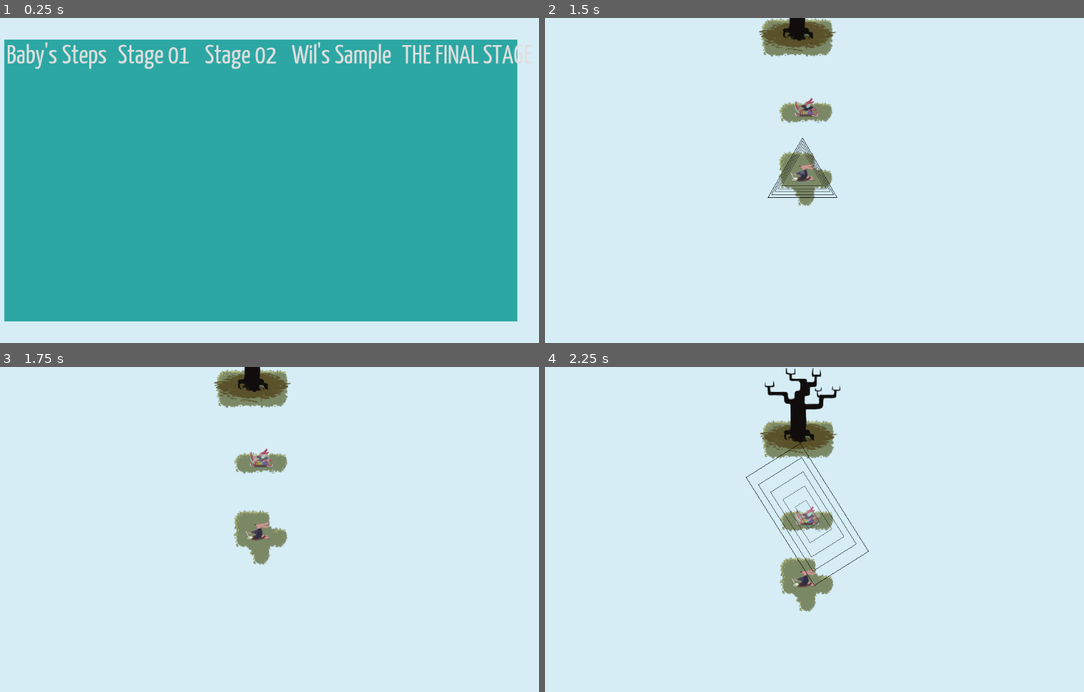
Above: before the commit, frames 1-4 (two rows, left to right).
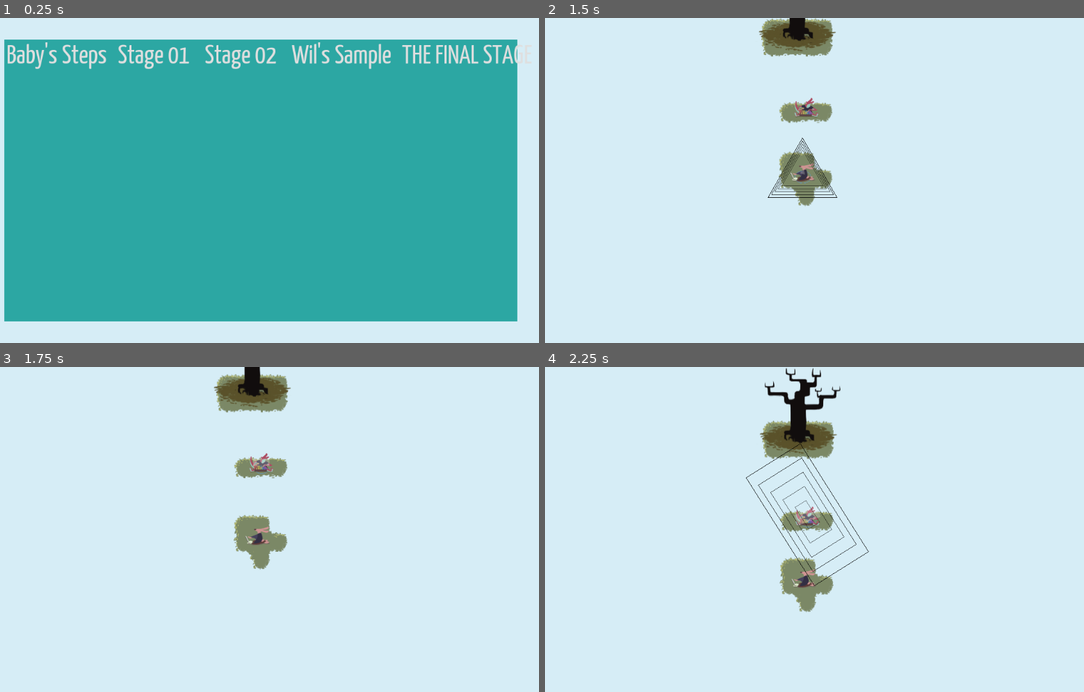
Above: after the commit, the same moments.

Repository: uspgamedev/skyjammers
Game: Godot game, scene res://menus/stage-selector/main.tscn
The game is run twice, just before and just after one commit, with the same random seed, the same clock (stepped at 60 frames per second) and the same inputs. Sound files missing from this copy of the repository are replaced by a short silence.
Inputs:
- Up to frame 1 (0.25 s): no input
- Up to frame 2 (1.5 s): click "Baby's Steps" at 0.5 s; tap Enter (ui_accept) at 1.25 s; hold Space (action_play) from 1.28 s (still down)
- Up to frame 3 (1.75 s): keep holding Space (action_play); tap Enter (ui_accept) at 1.52 s
- Up to frame 4 (2.25 s): release Space (action_play) at 2.03 s; tap Space (action_play) at 2.1 s

Frames 1-2 are identical in both runs. In frame 3, 2.0% of the frame differs, in the area x 39-54%, y 0-63%; in frame 4, 0.9%.

Commit message:
ZOOOOOOM

Diff:
--- a/game/project.godot
+++ b/game/project.godot
@@ -19,6 +19,10 @@
 action_play=[ Object(InputEventKey,"resource_local_to_scene":false,"resource_name":"","device":0,"alt":false,"shift":false,"control":false,"meta":false,"command":false,"pressed":false,"scancode":32,"unicode":0,"echo":false,"script":null)
 , Object(InputEventMouseButton,"resource_local_to_scene":false,"resource_name":"","device":0,"alt":false,"shift":false, …(202 unchanged characters)…
  ]
+zoom_in=[ Object(InputEventMouseButton,"resource_local_to_scene":false,"resource_name":"","device":0,"alt":false,"shift":false,"control":false,"meta":false,"command":false,"button_mask":0,"position":Vector2( 0, 0 ),"global_position":Vector2( 0, 0 ),"factor":1.0,"button_index":4,"pressed":false,"doubleclick":false,"script":null)
+ ]
+zoom_out=[ Object(InputEventMouseButton,"resource_local_to_scene":false,"resource_name":"","device":0,"alt":false,"shift":false,"control":false,"meta":false,"command":false,"button_mask":0,"position":Vector2( 0, 0 ),"global_position":Vector2( 0, 0 ),"factor":1.0,"button_index":5,"pressed":false,"doubleclick":false,"script":null)
+ ]
 
 [rendering]
 
--- a/game/stages/base.tscn
+++ b/game/stages/base.tscn
@@ -1,8 +1,29 @@
-[gd_scene load_steps=4 format=2]
+[gd_scene load_steps=5 format=2]
 
 [ext_resource path="res://stages/base.gd" type="Script" id=1]
 [ext_resource path="res://input/input.tscn" type="PackedScene" id=2]
 [ext_resource path="res://audio/AudioManager.tscn" type="PackedScene" id=3]
+
+[sub_resource type="GDScript" id=1]
+
+script/source = "extends Camera2D
+
+var z = 1
+
+func _ready():
+	set_process_unhandled_input(true)
+
+func _unhandled_input(event):
+	if event.is_action_pressed(\"zoom_in\"):
+		z -= 0.1
+		z = max(0.1, z)
+	elif event.is_action_pressed(\"zoom_out\"):
+		z += 0.1
+		z = min(2, z)
+
+func _process(delta):
+	self.zoom = Vector2(z,z)
+"
 
 [node name="Stage" type="Node2D"]
 
@@ -47,6 +68,7 @@
 editor_draw_screen = true
 editor_draw_limits = false
 editor_draw_drag_margin = false
+script = SubResource( 1 )
 _sections_unfolded = [ "Drag Margin", "Limit", "Smoothing" ]
 __meta__ = {
 "_edit_lock_": true
--- a/game/stages/stage01.tscn
+++ b/game/stages/stage01.tscn
@@ -42,12 +42,12 @@
 
 [node name="Island3" parent="Instruments" index="1" instance=ExtResource( 2 )]
 
-position = Vector2( 380, 0 )
-tile_data = PoolIntArray( -196609, 0, 0, -262144, 1, 0, -262143, 3, 0, -131075, 0, 0, -131074, 1, 0, -131073, 31, 0, -196608, 5, 0, -196607, 28, 0, -196606, 3, 0, -65539, 8, 0, -65538, 5, 0, -65537, 5, 0, -131072, 5, 0, -131071, 5, 0, -131070, 28, 0, -131069, 3, 0, -3, 4, 0, -2, 5, 0, -1, 5, 0, -65536, 5, 0, -65535, 5, 0, -65534, 5, 0, -65533, 28, 0, -65532 …(353 unchanged characters)…
+position = Vector2( 380, -40 )
+tile_data = PoolIntArray( -196609, 0, 0, -262144, 1, 0, -262143, 2, 0, -262142, 3, 0, -131075, 0, 0, -131074, 1, 0, -131073, 31, 0, -196608, 48, 0, -196607, 51, 0, -196606, 7, 0, -65539, 8, 0, -65538, 48, 0, -65537, 49, 0, -131072, 47, 0, -131071, 55, 0, -131070, 28, 0, -131069, 3, 0, -3, 4, 0, -2, 60, 0, -1, 61, 0, -65536, 62, 0, -65535, 63, 0, -65534, 5, 0, -65533, 28, 0, -65532 …(353 unchanged characters)…
 
 [node name="Goal" parent="Instruments/Island3" index="0" instance=ExtResource( 4 )]
 
-position = Vector2( 30, -50 )
+position = Vector2( 50, -10 )
 
 [node name="Under" parent="Instruments/Island3" index="1"]
 
